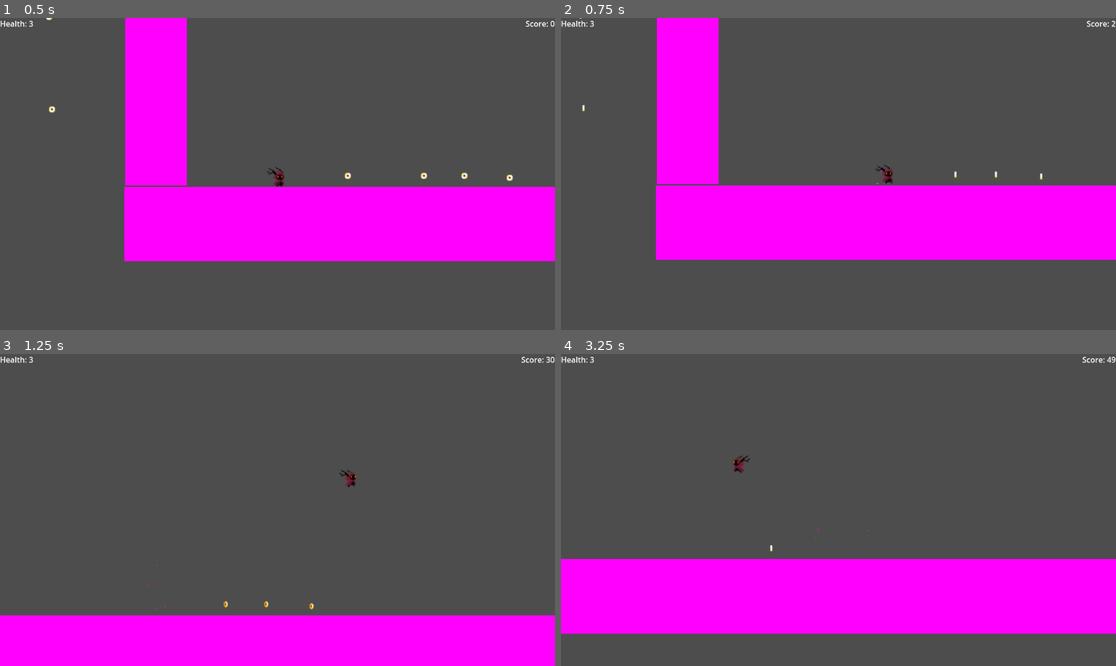
Above: before the commit, frames 1-4 (two rows, left to right).
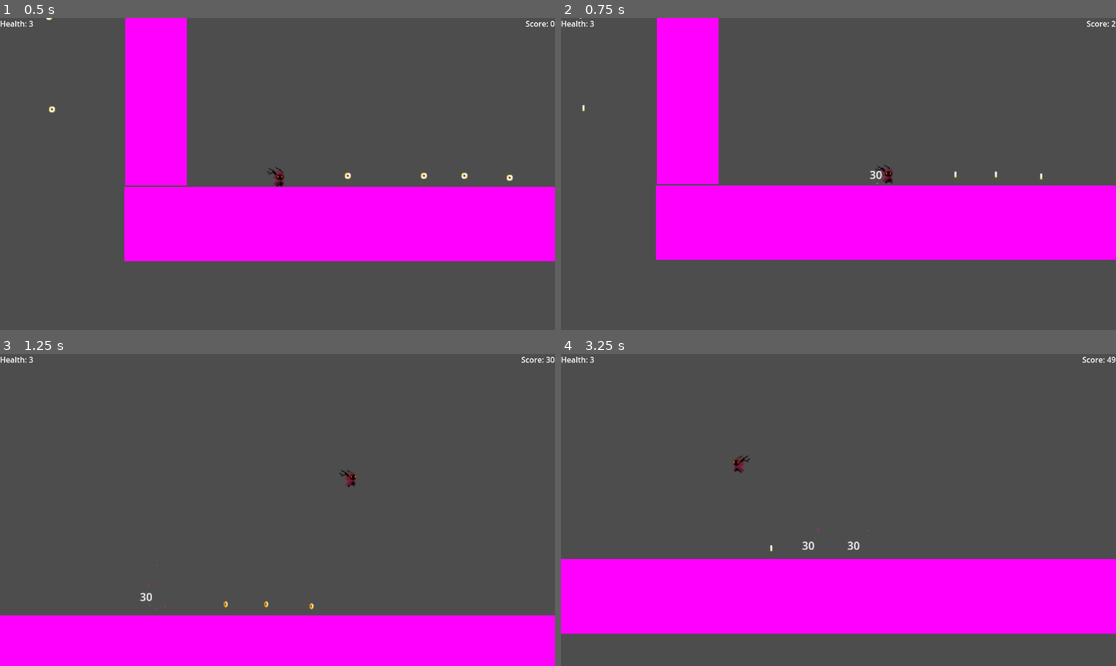
Above: after the commit, the same moments.

Repository: ag-pacier/Serif_Platformer
Game: Godot game, scene res://LevelStuff/Devlevel/devLevel.tscn
Same seed, same stepped clock (60 frames per second), same inputs: the game is played once before the commit and once after it. Sound files missing from this copy of the repository are replaced by a short silence.
Inputs:
- Up to frame 1 (0.5 s): no input
- Up to frame 2 (0.75 s): hold Right (right) from 0.53 s (still down)
- Up to frame 3 (1.25 s): keep holding Right (right); tap Space (jump) at 0.77 s
- Up to frame 4 (3.25 s): tap Space (jump) at 1.52, 3.02 s; release Right (right) at 2.03 s; hold Left (left) from 2.03 s (still down)

Frame 1 is identical in both runs. In frame 2, less than 0.1% of the frame differs, in the area x 55-58%, y 48-52%; in frame 3, less than 0.1%; in frame 4, less than 0.1%, in the area x 43-54%, y 60-63%.

Commit message:
HUD and Pickup polish
- Added logic to display total added score on pickup
- Added documentation comments to pickup script
- Satrio sets his max health and current health now on ready
- Added significant documentation to HUD script
- Added set_max_health func
- Added a way to heal from possible death

Diff:
--- a/Sprites/base_pickup.tscn
+++ b/Sprites/base_pickup.tscn
@@ -80,5 +80,32 @@
 
 [node name="PickupNoise" type="AudioStreamPlayer" parent="."]
 
+[node name="WorthLabel" type="RichTextLabel" parent="."]
+visible = false
+anchors_preset = 8
+anchor_left = 0.5
+anchor_top = 0.5
+anchor_right = 0.5
+anchor_bottom = 0.5
+offset_left = -10.0
+offset_top = -8.0
+offset_right = 20.0
+offset_bottom = 15.0
+grow_horizontal = 2
+grow_vertical = 2
+scale = Vector2(0.7, 0.7)
+size_flags_horizontal = 6
+size_flags_vertical = 6
+bbcode_enabled = true
+text = "test"
+fit_content = true
+scroll_active = false
+autowrap_mode = 0
+shortcut_keys_enabled = false
+meta_underlined = false
+hint_underlined = false
+deselect_on_focus_loss_enabled = false
+drag_and_drop_selection_enabled = false
+
 [connection signal="body_entered" from="." to="." method="_on_body_entered"]
 [connection signal="finished" from="PickupParticles" to="." method="_on_pickup_particles_finished"]
--- a/Sprites/pickup.gd
+++ b/Sprites/pickup.gd
@@ -1,10 +1,17 @@
 extends Area2D
 class_name Pickup
 
+# Name of the pickup in case it needs to be referenced
 @export var pickup_name: String
-@export var worth: int
+# How much the pickup gives the score
+@export var worth: int = 0
+# Sound played when the item is picked up
 @export var pickup_sound: AudioStream
+# Whether or not it should have *special glow*
 @export var significant: bool = false
+
+# Container if this will be displaying worth on pickup
+var is_worthy: bool = false
 
 func _ready():
 	if $AnimatedSprite2D.sprite_frames == null:
@@ -15,6 +22,10 @@
 		$SignificantParticles.visible = true
 	if pickup_sound != null:
 		$PickupNoise.stream = pickup_sound
+
+func _physics_process(delta):
+	if is_worthy:
+		$WorthLabel.position.y -= 15 * delta
 
 # the main character is interacting with the pickup if their body enters this object
 func _on_body_entered(body):
@@ -29,6 +40,15 @@
 		if significant:
 			# If marked as significant, turn off the significant particles
 			$SignificantParticles.emitting = false
+		elif worth != 0:
+			var worth_string: String
+			if worth < 0:
+				worth_string = "-" + str(worth)
+			else:
+				worth_string = str(worth)
+			$WorthLabel.parse_bbcode(worth_string)
+			is_worthy = true
+			$WorthLabel.visible = true
 		# emit the pickup particles
 		$PickupParticles.emitting = true
 
--- a/Sprites/satrio/satrio.gd
+++ b/Sprites/satrio/satrio.gd
@@ -15,6 +15,7 @@
 
 func _ready():
 	# Set max health and score
+	$Hud.set_max_health(3)
 	$Hud.set_health(3)
 	$Hud.set_score(0)
 
--- a/UI/HUD.gd
+++ b/UI/HUD.gd
@@ -6,15 +6,23 @@
 @onready var buffer_health: int = 0
 @onready var buffer_score: int = 0
 
+# Maximum health container
+@onready var _max_health: int = 3
+
 # Nodes for displaying items in HUD
 @onready var health_display = get_node("TopContainer/HealthText")
 @onready var score_display = get_node("TopContainer/ScoreText")
 
 func _process(_delta):
+	# Only do any checking if the buffer has health in it
 	if not buffer_health == 0:
+		# Everytime the health increment timer stops, move the buffer
+		# closer to zero and reflect the change in the health
 		if $HealthIncTimer.is_stopped():
 			if buffer_health > 0:
-				_current_health += 1
+				# only add to the health if under the max
+				if _current_health < _max_health:
+					_current_health += 1
 				buffer_health -= 1
 			else:
 				_current_health -= 1
@@ -23,6 +31,9 @@
 			health_display.parse_bbcode("Health: " + str(_current_health))
 			$HealthIncTimer.start()
 	if not buffer_score == 0:
+		# If the buffer isn't zero, plink up or down on the current score
+		# every process frame until the buffer is back to zero
+		# update the display for the score everytime it changes
 		if buffer_score > 0:
 			_current_score += 1
 			buffer_score -= 1
@@ -32,19 +43,36 @@
 		score_display.clear()
 		score_display.parse_bbcode("Score: " + str(_current_score))
 
-
+## increment the score up (using positive numbers) or down (using negative numbers)
+## note that the increment goes into a buffer that slowly builds into the score
+## which allows rapid changes back and forth to be smoothed out
 func increment_score(increment: int):
 	buffer_score += increment
 
+## increment the health up and down using integers. This uses a buffer to smooth
+## out rapid changes in health and also give players a chance to snatch victory
+## from defeat in critical situations
 func increment_health(increment: int):
 	buffer_health += increment
 
+## Set health without increment. Will also update the display. Primarily used on
+## level start or save load
 func set_health(health: int):
 	_current_health = health
 	health_display.clear()
 	health_display.parse_bbcode("Health: " + str(_current_health))
 
+## Set score without increment. Will also update the display. Primarily used on
+## level start or save load
 func set_score(score: int):
 	_current_score = score
 	score_display.clear()
 	score_display.parse_bbcode("Score: " + str(_current_score))
+
+## Set the max health so that the HUD can track when to top out
+## This purposefully does not touch nor invalid the health buffer
+func set_max_health(max_health: int):
+	if max_health > 3:
+		_max_health = max_health
+	else:
+		_max_health = 3
